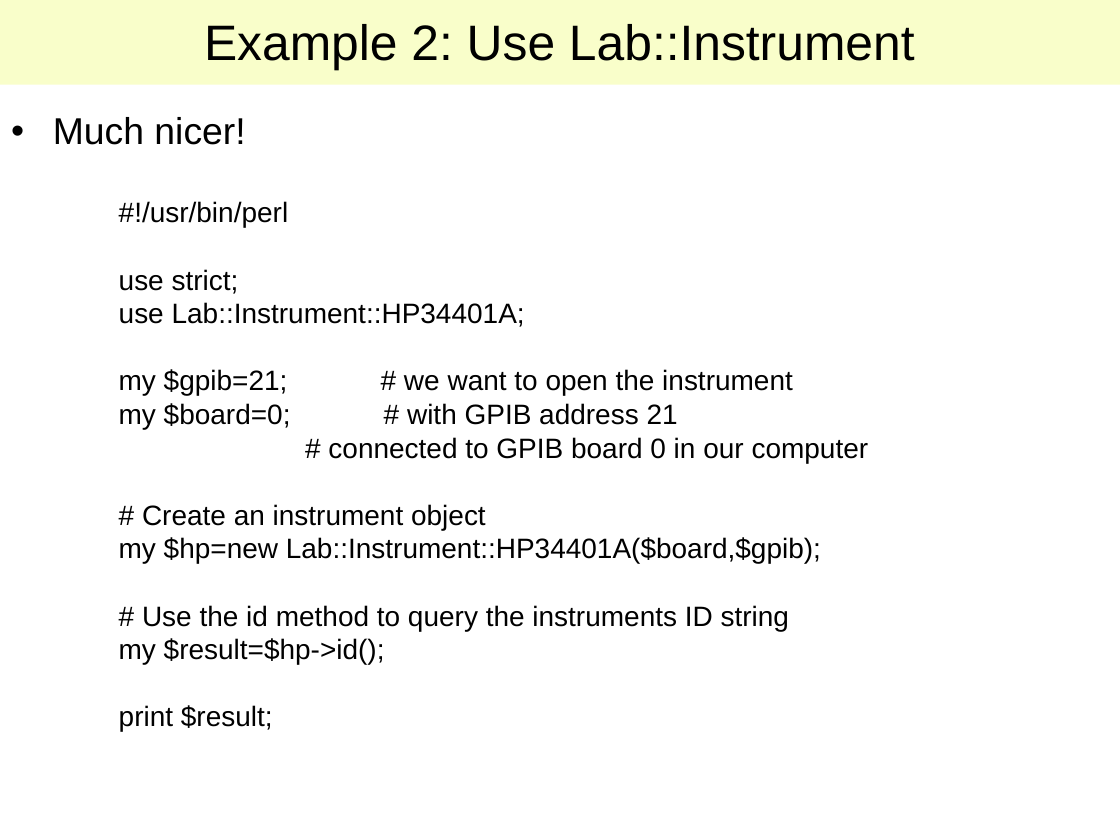
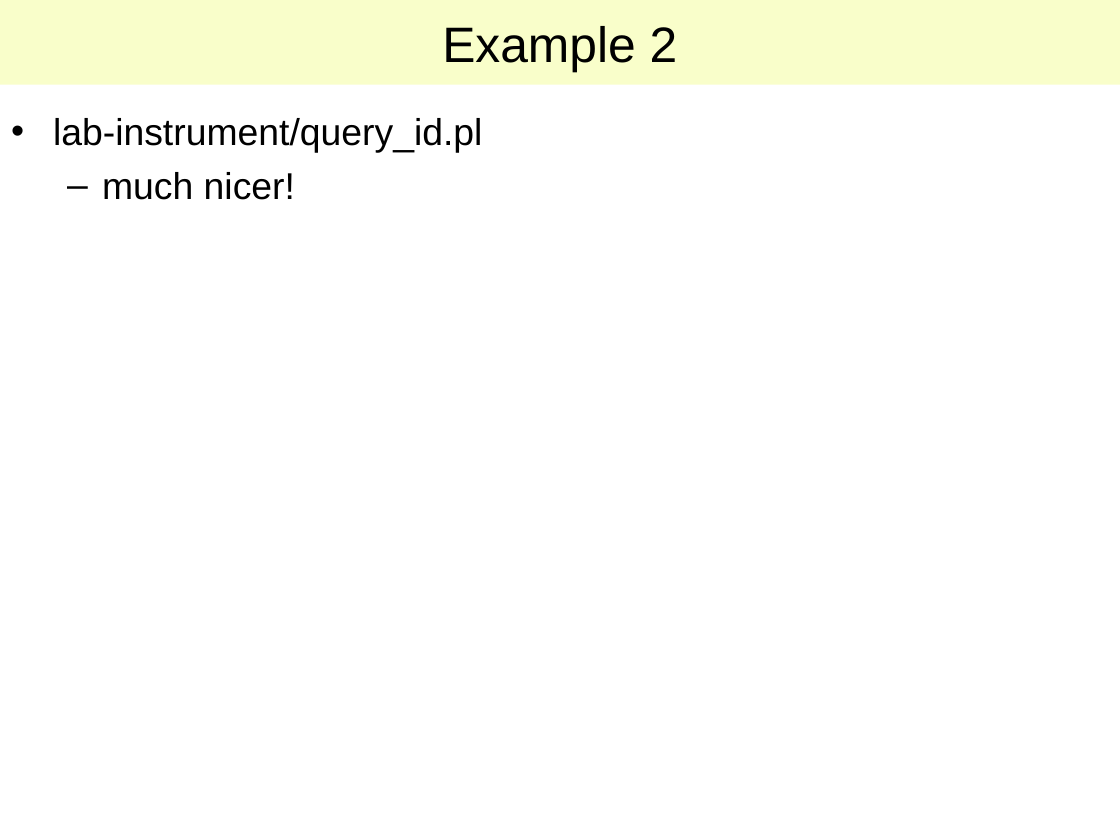
Before and after one commit to lab-measurement/Lab-VISA, a slide deck: slide 9 of Tutorial/Talk/Lab-VISA.ppt. Drawn at 1120x840 pixels with LibreOffice and Linux fonts; fonts in the diff are those of the drawing. Boxes give left, top, right and bottom in pixels: in the first picture for what was removed or moved away, otherwise in the second. Text is boxed around its words. In the diff, an @@ line names an element or a change of style, - is before the commit and + after.

Commit message:
Reverted latest modifications.
The updates to the slides looked terrible and did not add any valuable information. Nobody wants to read source code like this, neither during a real talk nor on the screen. You can open the examples in a parallel editor.

The HTML version was even more unusable.

I will add a PDF version to the website.

Sorry, eh..

```diff
--- a/Tutorial/Talk/Lab-VISA.ppt
+++ b/Tutorial/Talk/Lab-VISA.ppt
@@ title at (442,26,678,72): text changed @@
-Example 2: Use Lab::Instrument
+Example 2
@@ text at (53,118,482,200): text changed @@
-• Much nicer!
+• lab-instrument/query_id.pl
+  – much nicer!
@@ text removed at (119,201,869,732) @@
-#!/usr/bin/perl
-use strict;
-use Lab::Instrument::HP34401A;
-my $gpib=21; # we want to open the instrument
-my $board=0; # with GPIB address 21
-# connected to GPIB board 0 in our computer
-# Create an instrument object
-my $hp=new Lab::Instrument::HP34401A($board,$gpib);
-# Use the id method to query the instruments ID string
-my $result=$hp->id();
-print $result;
```
Also in this commit, not shown: 11 other slides changed, 5 slides added, 3 slides removed, 2 other files.
